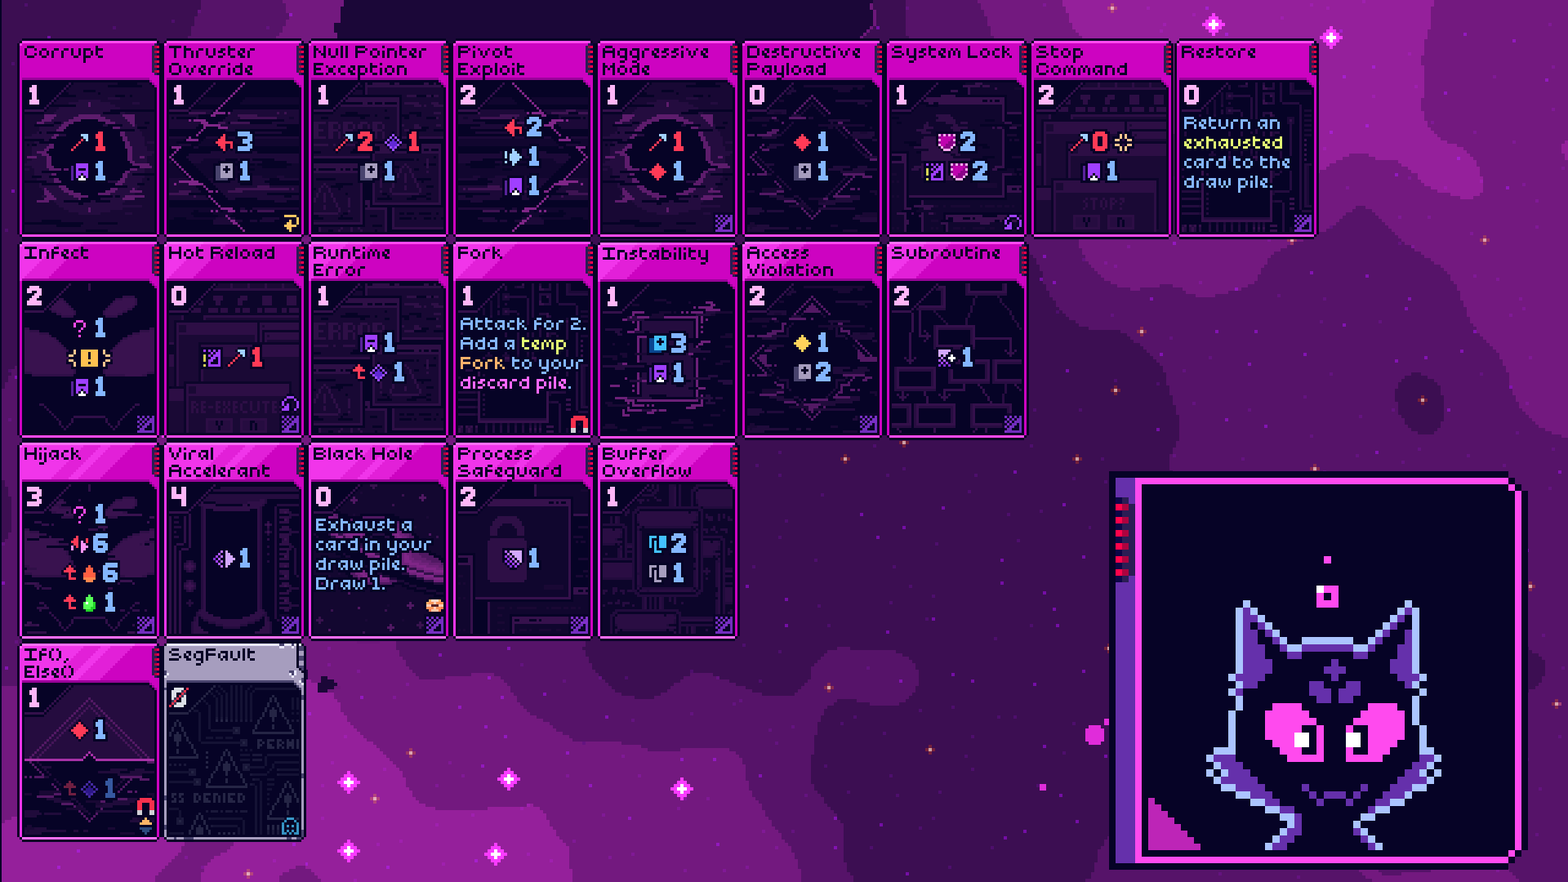
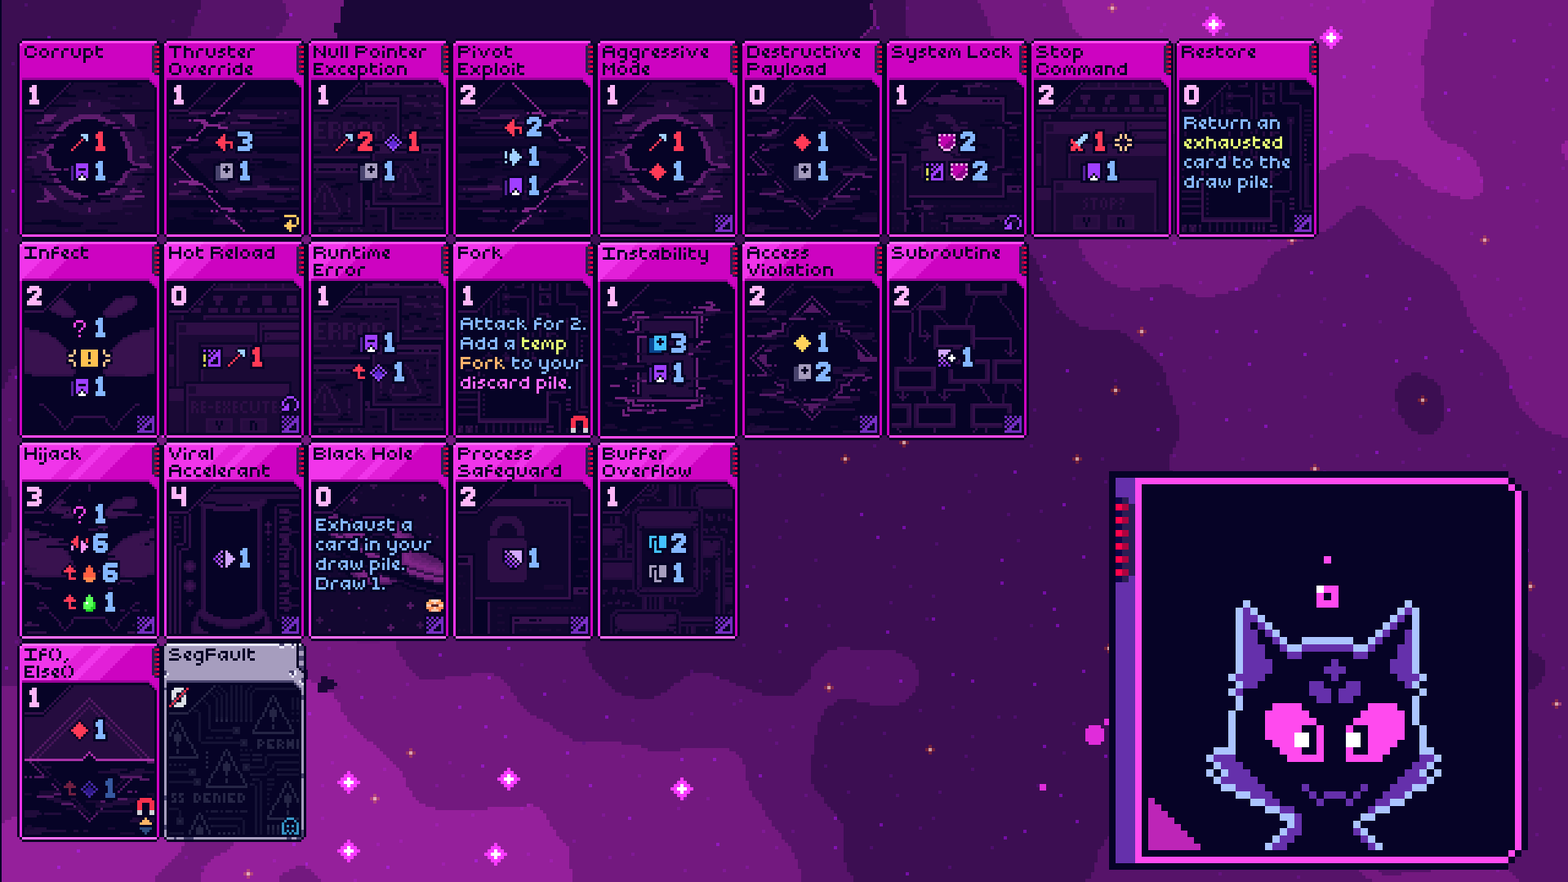
Before/after of a 1568 × 882 layered artwork. What changed in the layer stack:
painted on "Stop Command" over box(1068, 129, 1110, 154)